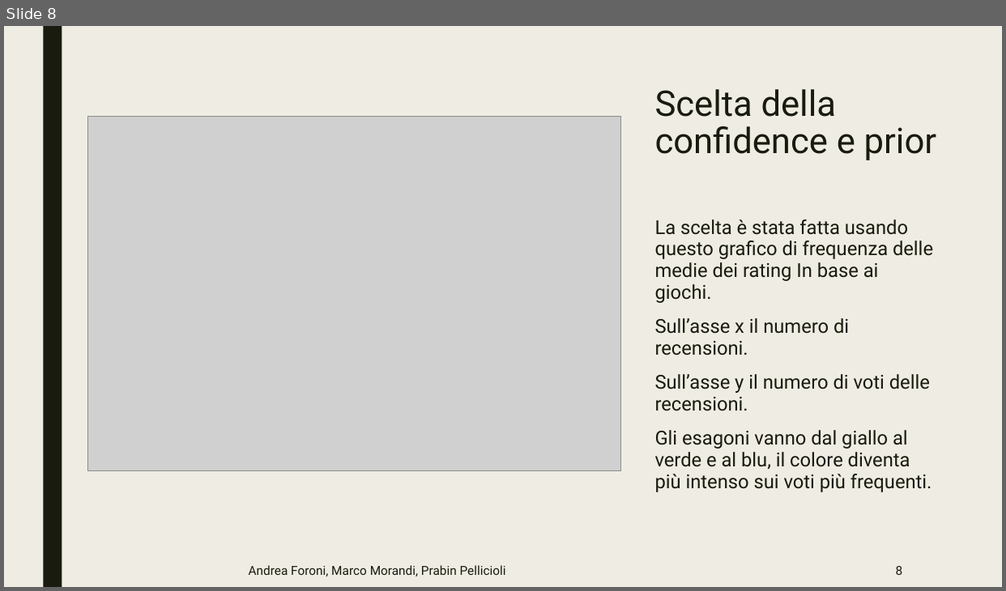
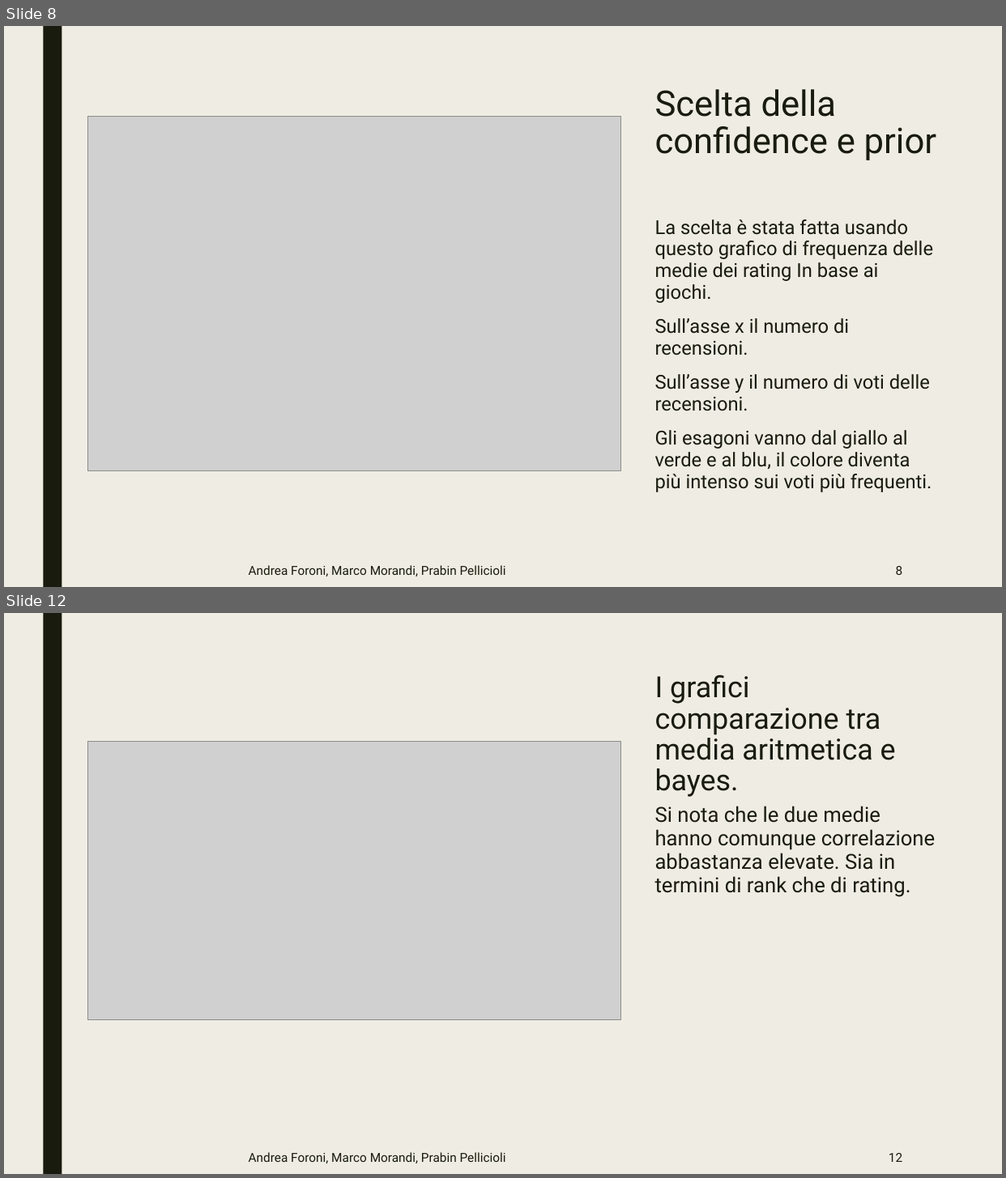
Before and after one commit to Praiban/Boardgamegeek, a slide deck: presentazione.pptx. Shown one above the other, each under a label of ours: slide 8 before the commit, slides 8 and 12 after it; the slides between them are not shown. The pictures are 1006x591 and 1006x1178 pixels, drawn with LibreOffice and Linux fonts; fonts in the diff are those of the drawing; grey boxes stand for pictures. Boxes give left, top, right and bottom in pixels: in the first picture for what was removed or moved away, otherwise in the second. Text is boxed around its words. In the diff, an @@ line names an element or a change of style, - is before the commit and + after.

```diff
--- a/presentazione.pptx
+++ b/presentazione.pptx
@@ slide 12 added at bbox=[4, 613, 1002, 1174], background #EFEDE3 @@
@@ rectangle added at bbox=[43, 613, 62, 1174], fill #191B0E @@
@@ title added at bbox=[655, 675, 896, 797], 28 pt, text #191B0E @@
+I grafici comparazione tra media aritmetica e bayes.
@@ picture added at bbox=[88, 741, 621, 1020] @@
@@ text added at bbox=[655, 806, 935, 897], 20 pt, text #191B0E @@
+Si nota che le due medie hanno comunque correlazione abbastanza elevate. Sia in termini di rank che di rating.
@@ text added at bbox=[249, 1152, 506, 1164], 12 pt, text #191B0E @@
+Andrea Foroni, Marco Morandi, Prabin Pellicioli
@@ page number added at bbox=[889, 1153, 902, 1162], 12 pt, text #191B0E @@
+12
```
Also in this commit, not shown: 1 slide changed, 3 other slides added.
